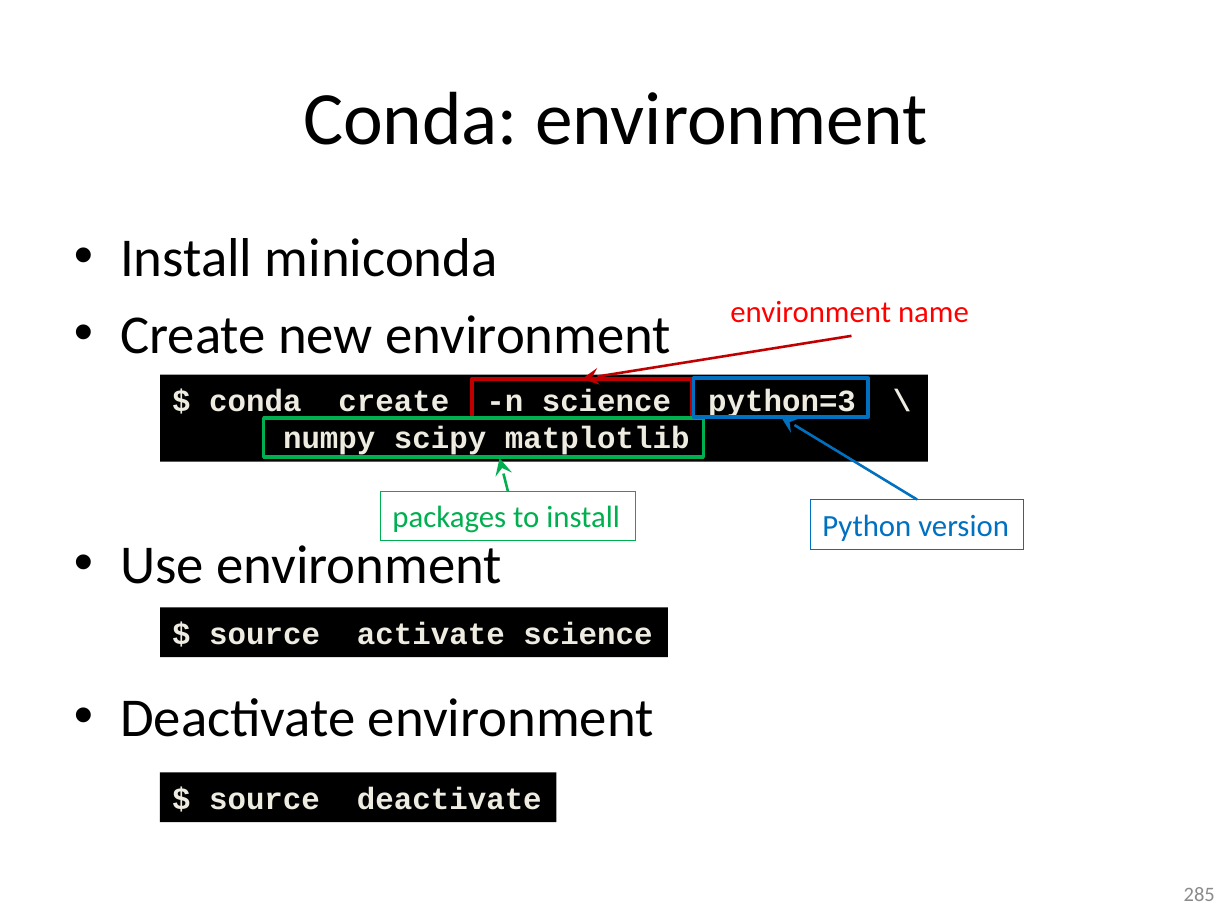
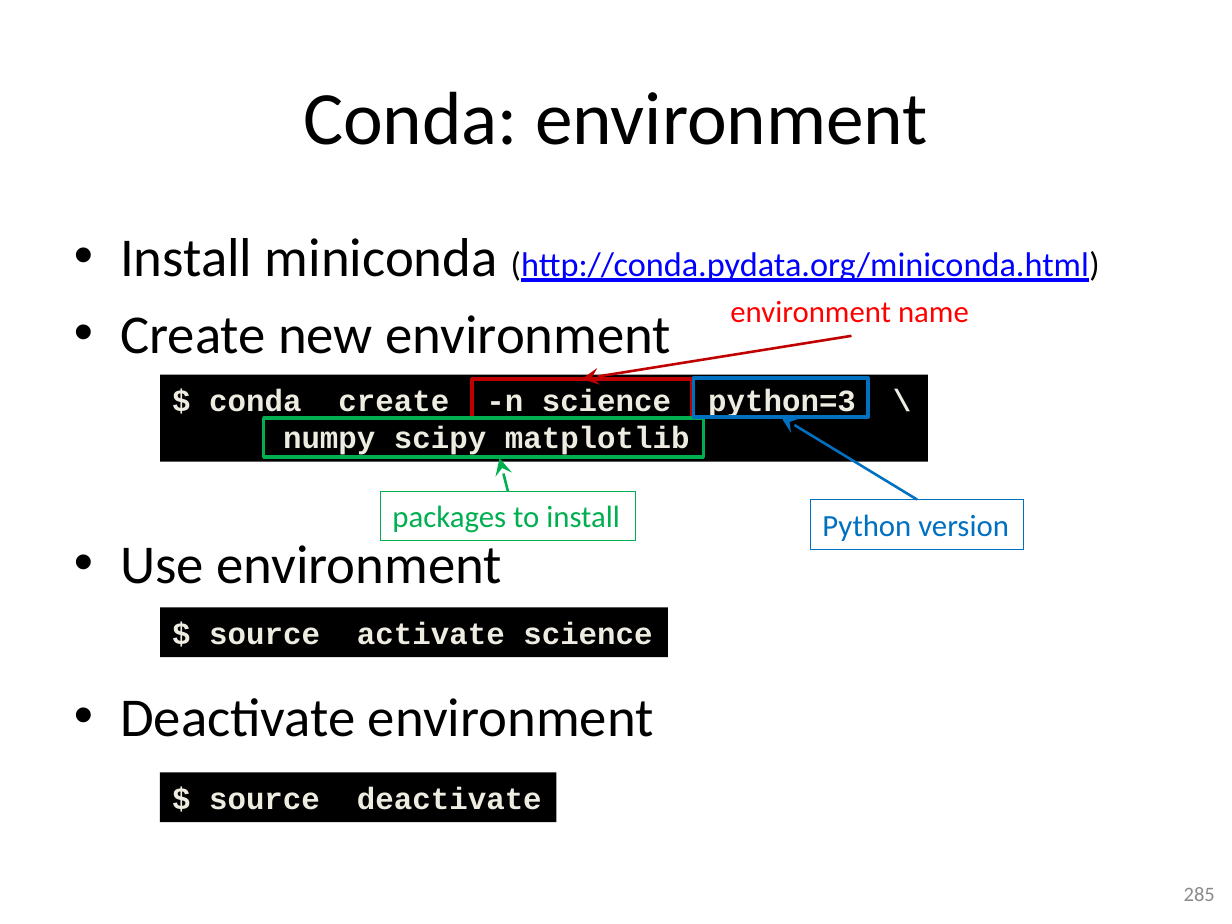
Before and after one commit to gjbex/training-material, a slide deck: slide 285 of Python/python-intro.pptx. Drawn at 1232x924 pixels with LibreOffice and Linux fonts; fonts in the diff are those of the drawing. Boxes give left, top, right and bottom in pixels: in the first picture for what was removed or moved away, otherwise in the second. Text is boxed around its words. In the diff, an @@ line names an element or a change of style, - is before the commit and + after.

Commit message:
Added URLs for miniconda

```diff
--- a/Python/python-intro.pptx
+++ b/Python/python-intro.pptx
@@ text at (120, 238, 1100, 282): text changed; size 32 to 20 pt; text colour #000000 to #0000FF @@
-• Install miniconda
+• Install miniconda (http://conda.pydata.org/miniconda.html)
```
Also in this commit, not shown: 1 other slide changed.
